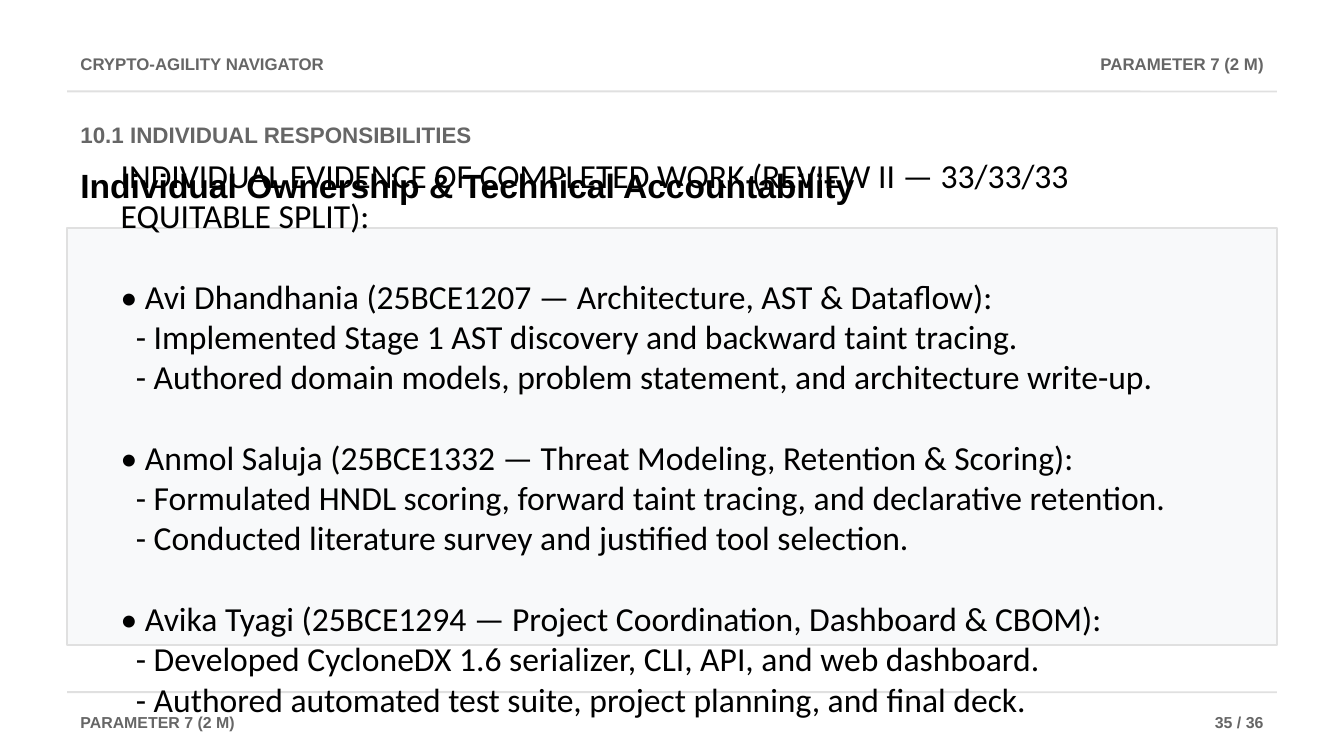
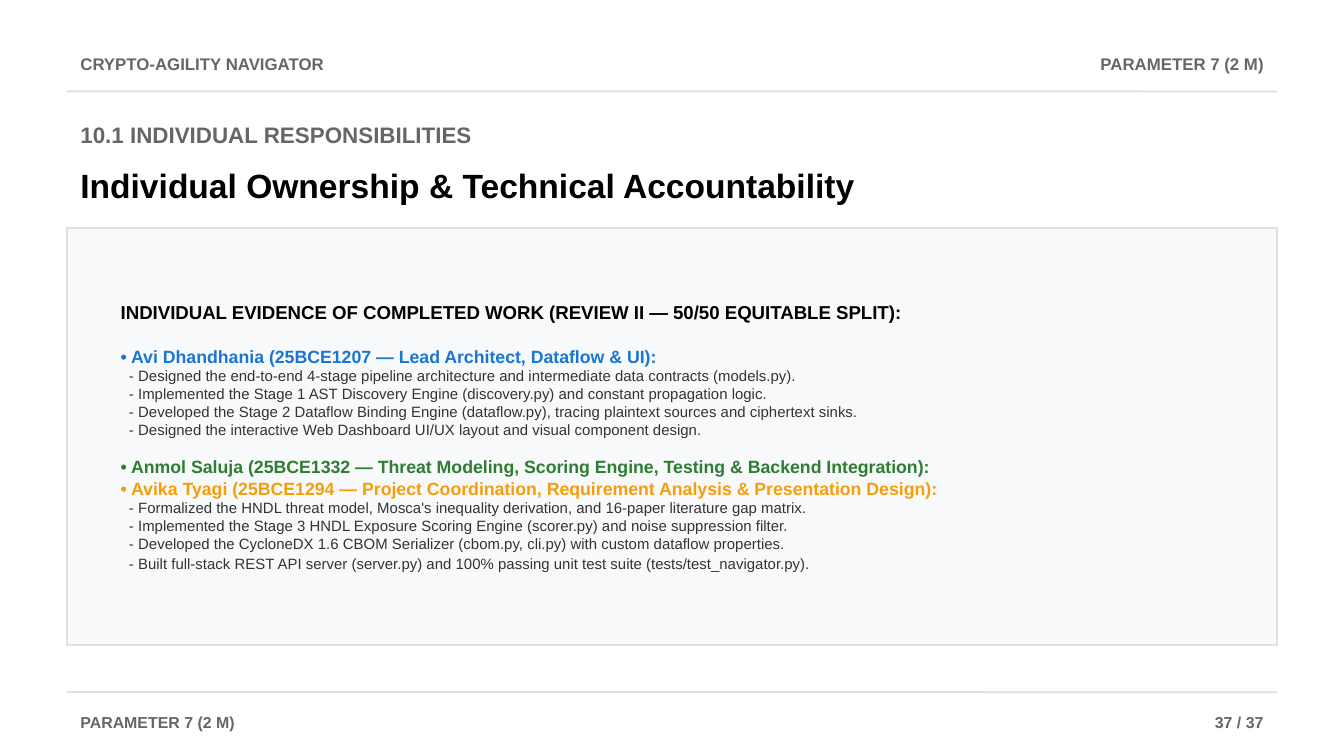
Before and after one commit to AviDhandhania/IDP-Project, a slide deck: slide 37 of docs/presentations/Crypto-Agility_Navigator_Review2.pptx. Drawn at 1344x756 pixels with LibreOffice and Linux fonts; fonts in the diff are those of the drawing. Boxes give left, top, right and bottom in pixels: in the first picture for what was removed or moved away, otherwise in the second. Text is boxed around its words. In the diff, an @@ line names an element or a change of style, - is before the commit and + after.

```diff
--- a/docs/presentations/Crypto-Agility_Navigator_Review2.pptx
+++ b/docs/presentations/Crypto-Agility_Navigator_Review2.pptx
@@ text at box(121, 305, 937, 572): text changed; size 18 to 8 pt; font Calibri to Arial; text colour #000000 to #333333 @@
-INDIVIDUAL EVIDENCE OF COMPLETED WORK (REVIEW II — 33/33/33 EQUITABLE SPLIT):
-• Avi Dhandhania (25BCE1207 — Architecture, AST & Dataflow):
-- Implemented Stage 1 AST discovery and backward taint tracing.
-- Authored domain models, problem statement, and architecture write-up.
-• Anmol Saluja (25BCE1332 — Threat Modeling, Retention & Scoring):
-- Formulated HNDL scoring, forward taint tracing, and declarative retention.
-- Conducted literature survey and justified tool selection.
-• Avika Tyagi (25BCE1294 — Project Coordination, Dashboard & CBOM):
-- Developed CycloneDX 1.6 serializer, CLI, API, and web dashboard.
-- Authored automated test suite, project planning, and final deck.
+INDIVIDUAL EVIDENCE OF COMPLETED WORK (REVIEW II — 50/50 EQUITABLE SPLIT):
+• Avi Dhandhania (25BCE1207 — Lead Architect, Dataflow & UI):
+- Designed the end-to-end 4-stage pipeline architecture and intermediate data contracts (models.py).
+- Implemented the Stage 1 AST Discovery Engine (discovery.py) and constant propagation logic.
+- Developed the Stage 2 Dataflow Binding Engine (dataflow.py), tracing plaintext sources and ciphertext sinks.
+- Designed the interactive Web Dashboard UI/UX layout and visual component design.
+• Anmol Saluja (25BCE1332 — Threat Modeling, Scoring Engine, Testing & Backend Integration):
+• Avika Tyagi (25BCE1294 — Project Coordination, Requirement Analysis & Presentation Design):
+- Formalized the HNDL threat model, Mosca's inequality derivation, and 16-paper literature gap matrix.
+- Implemented the Stage 3 HNDL Exposure Scoring Engine (scorer.py) and noise suppression filter.
+- Developed the CycloneDX 1.6 CBOM Serializer (cbom.py, cli.py) with custom dataflow properties.
+- Built full-stack REST API server (server.py) and 100% passing unit test suite (tests/test_navigator.py).
@@ text at box(1215, 717, 1264, 728): text changed @@
-35 / 36
+37 / 37
```
Also in this commit, not shown: 37 other slides changed, 1 other file.
